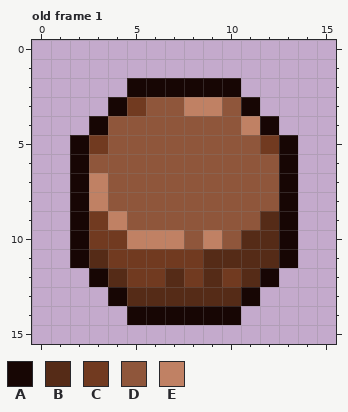
File history of a pixel-art file, chocokurei/App/images/choco10.aseprite. Above is the file before it was changed.
16x16 pixels, 1 frame. Colours within 5 levels of each other are drawn and written as one. Shown: old frame 1. The commit also changed other frames, which this record leaves out.
Palette (. is transparent): A #170604  B #552b17  C #713a20  D #8f563b  E #c08164
Pixels before, old frame 1, first column x 2:
 2 ...AAAAAA...
 3 ..ACDDEEDA..
 4 .ADDDDDDDEA.
 5 ACDDDDDDDDCA
 6 ADDDDDDDDDDA
 7 AEDDDDDDDDDA
 8 AEDDDDDDDDDA
 9 ACEDDDDDDDBA
10 ACCEEEDEDBBA
11 ABCCCCCBBBBA
12 .ABCCBCBCBA.
13 ..ABBBBBBA..
14 ...AAAAAA...
Now the later version:
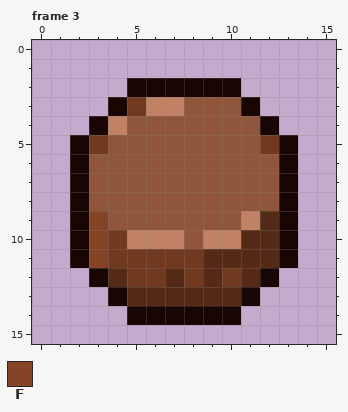
Colours new in this view: F #854425
A new or re-ordered frame is compared with the old frame closest to it.
Edits made:
frames 1 -> 8
Frame 3 is new; against old frame 1, layer "Layer 1":
The author changed colour E to colour D in row 3 at x 8 to 9; in row 4 at x 11; in rows 7 to 8 at x 3; in row 9 at x 4.
The author changed colour D to colour E in row 3 at x 6 to 7; in row 4 at x 4; in row 9 at x 11; in row 10 at x 10.
The author changed colour B to colour F in row 11 at x 3.
The author changed colour C to colour F in rows 9 to 10 at x 3.
Where, in picture pixels (left, top, right, bottom), the same in both pictures:
changed: (89, 97, 260, 268)
